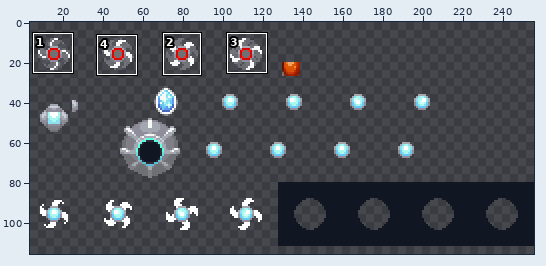
Edited in one commit: sprite sheet (Content/enemy3.png). The picture above shows the old version from afar; the outline marks the close-up.
Close-up. Earlier state:
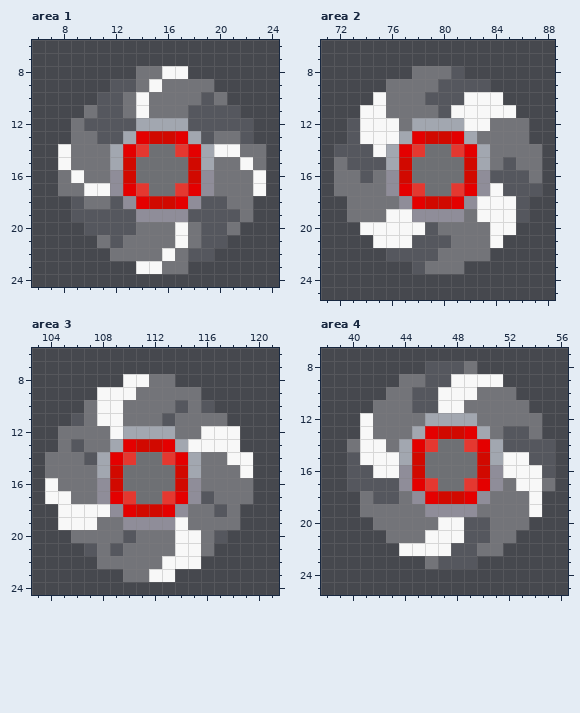
The file is 256x128 pixels. Colours within 5 levels of each other are drawn and written as one. Shown: area 1: x 6..24, y 6..24; area 2: x 71..88, y 6..25; area 3: x 103..121, y 6..24; area 4: x 38..56, y 7..25. The wide view leaves out empty margins. The commit also changed other parts of the picture, which this record leaves out.
After:
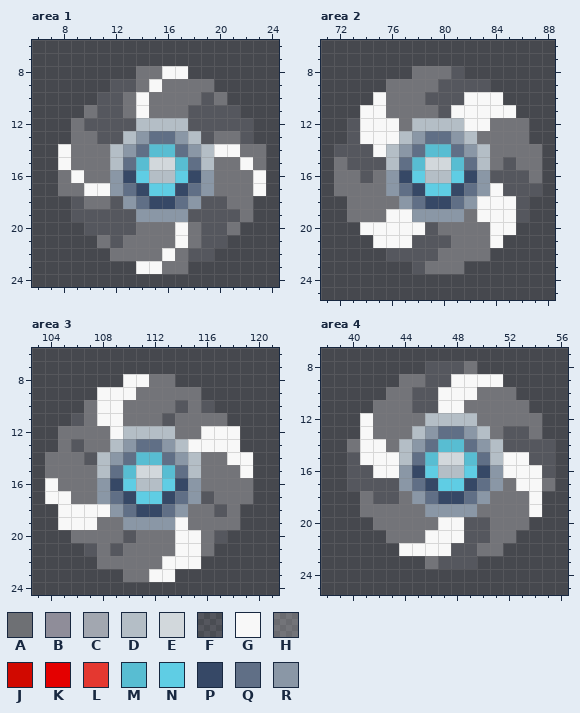
Palette (. is transparent): A #6e7074  B #8f8d99  C #a2a7b0  D #b4bec6  E #d2d8dc  F #d8dfec1a  G #f8f8f8  H #ffffff3e  J #d10900  K #e40000  L #e43830  M #58bdd2  N #5fcde4  P #364866  Q #606f86  R #8a97a6
From old to new:
--- area 1
@@ x 10..21 @@
 11 HFFHGHHHFFFF
-12 FFFFCCCCFFFF
-13 HFFCKJJKCFHH
-14 HHCKLAALKCGG
-15 HHCJAAAAJCHH
-16 HHBJAAAAJBHH
-17 GGBKLAALKBHH
-18 HHFBKJJKBFFH
-19 FFFFBBBBFFFF
+12 FFFFDDDDFFFF
+13 HFFDRQQRDFHH
+14 HHDRQMMQRDGG
+15 HHDQMEEMQDHH
+16 HHRPNDDNPRHH
+17 GGRQPNNPQRHH
+18 HHFRQPPQRFFH
+19 FFFFRRRRFFFF
 20 FFFFHHHGHFFH
--- area 2
@@ x 74..85 @@
 11 GGHHHHFGGGGG
-12 GGGHCCCCGGHH
-13 GGGCKJJKCHHH
-14 FGCKLAALKCHH
-15 FFCJAAAAJCHF
-16 FHBJAAAAJBFF
-17 HHBKLAALKBGF
-18 HHHBKJJKBGGG
-19 HHGGBBBBHGGG
+12 GGGHDDDDGGHH
+13 GGGDRQQRDHHH
+14 FGDRQMMQRDHH
+15 FFDQMEEMQDHF
+16 FHRPNDDNPRFF
+17 HHRQPNNPQRGF
+18 HHHRQPPQRGGG
+19 HHGGRRRRHGGG
 20 GGGGGFHHHHGG
--- area 3
@@ x 106..117 @@
 11 FHGGHHHFHHHH
-12 HHHGCCCCHHGG
-13 FHHCKJJKCGGG
-14 HFCKLAALKCHH
-15 HHCJAAAAJCHH
-16 HHBJAAAAJBHH
-17 HHBKLAALKBFH
-18 GGGBKJJKBHHF
-19 GGHHBBBBGHHH
+12 HHHGDDDDHHGG
+13 FHHDRQQRDGGG
+14 HFDRQMMQRDHH
+15 HHDQMEEMQDHH
+16 HHRPNDDNPRHH
+17 HHRQPNNPQRFH
+18 GGGRQPPQRHHF
+19 GGHHRRRRGHHH
 20 HHHHFHHHGGHF
--- area 4
@@ x 42..53 @@
 11 HHHFFGGHHHHH
-12 HHHHCCCCHHHH
-13 HHHCKJJKCHFF
-14 GHCKLAALKCFF
-15 GGCJAAAAJCGG
-16 GGBJAAAAJBGG
-17 FFBKLAALKBHG
-18 FFHBKJJKBHHH
-19 HHHHBBBBHHHH
+12 HHHHDDDDHHHH
+13 HHHDRQQRDHFF
+14 GHDRQMMQRDFF
+15 GGDQMEEMQDGG
+16 GGRPNDDNPRGG
+17 FFRQPNNPQRHG
+18 FFHRQPPQRHHH
+19 HHHHRRRRHHHH
 20 HHHHHGGFFHHH
